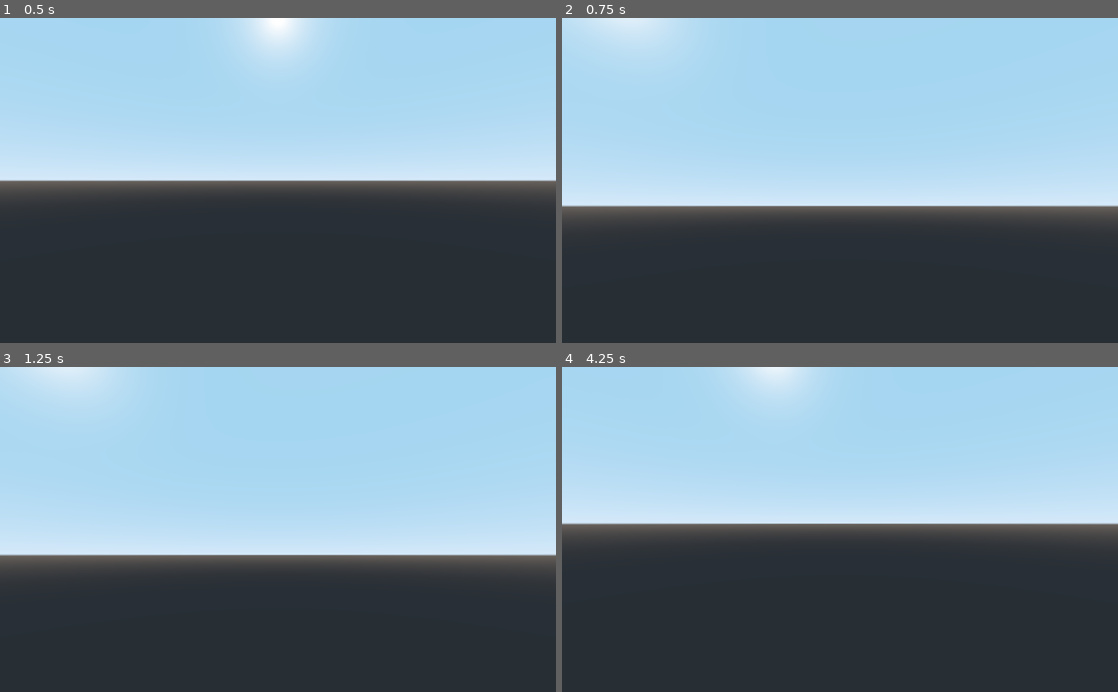
Above: before the commit, frames 1-4 (two rows, left to right).
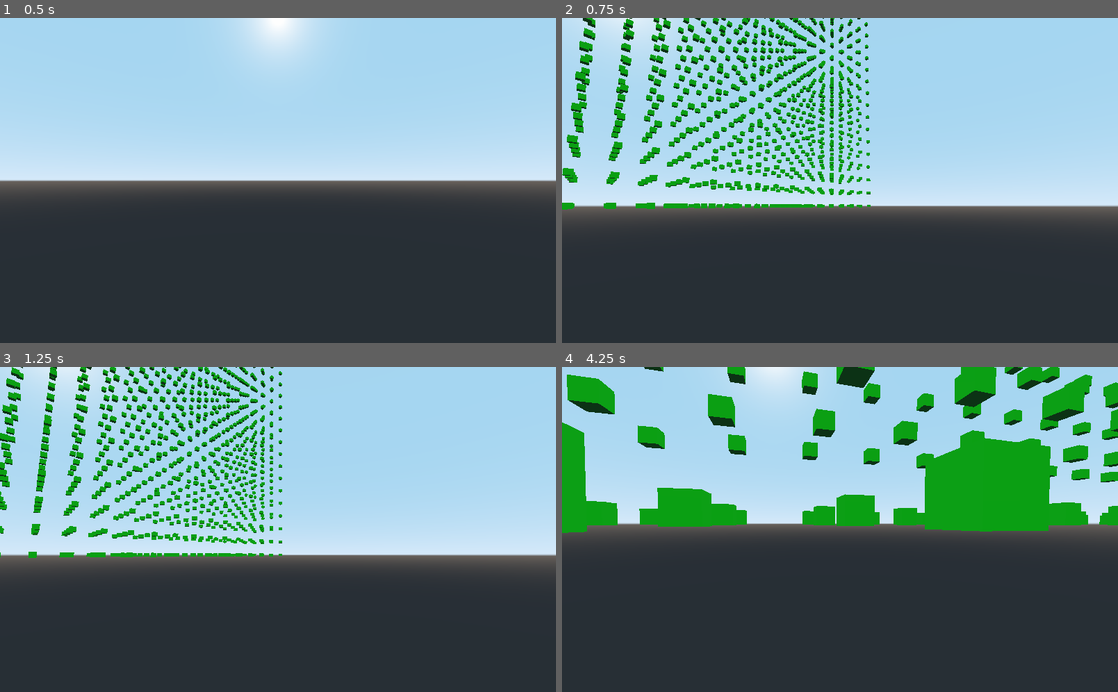
Above: after the commit, the same moments.

Repository: pragma-strict/Voxel-Playground-Godot
Game: Godot game, scene res://World.tscn
Two runs of this game, one before a commit and one after it. Both use one fixed random seed, a clock stepped at 60 frames per second and the inputs below.
Inputs (mouse positions are in pixels of both pictures, inside the frame that each line leads up to):
- Up to frame 1 (0.5 s): no input
- Up to frame 2 (0.75 s): tap Enter at 0.5 s; move the mouse to (962, 164) at 0.52 s; hold D (move_right) from 0.53 s (still down); hold Space from 0.53 s (still down); click (962, 164) at 0.67 s
- Up to frame 3 (1.25 s): keep holding D (move_right); keep holding Space
- Up to frame 4 (4.25 s): move the mouse to (812, 529) at 1.27 s; release D (move_right) at 1.28 s; release Space at 1.28 s; hold W (move_forward) from 1.28 s (still down); tap Space at 1.35, 1.52, 1.82, 2.85, 3.02, 3.32 s; move the mouse to (851, 523) at 2.02 s; hold Space 2.03-2.78 s; move the mouse to (834, 536) at 2.77 s; move the mouse to (878, 532) at 3.52 s; hold Space from 3.53 s (still down)

Frame 1 is identical in both runs. In frame 2, 8.1% of the frame differs, in the area x 0-56%, y 0-59%; in frame 3, 7.3%; in frame 4, 18%, in the area x 0-100%, y 0-52%.
Error before the commit: Invalid call. Nonexistent function 'instance' in base 'Nil'. (res://Generator.gd:39)

Commit message:
Set cell colour programatically

Diff:
--- /dev/null
+++ b/Cell.gd
@@ -0,0 +1,12 @@
+extends MeshInstance
+
+var color
+
+func _ready():
+	pass
+
+func set_color(new_col):
+	color = new_col
+	var mat = SpatialMaterial.new()
+	mat.albedo_color = new_col
+	mesh.surface_set_material(0, mat)
--- a/Cell.tscn
+++ b/Cell.tscn
@@ -1,7 +1,10 @@
-[gd_scene load_steps=2 format=2]
+[gd_scene load_steps=3 format=2]
+
+[ext_resource path="res://Cell.gd" type="Script" id=1]
 
 [sub_resource type="CubeMesh" id=1]
 
-[node name="Cube" type="MeshInstance"]
+[node name="Cell" type="MeshInstance"]
 mesh = SubResource( 1 )
 material/0 = null
+script = ExtResource( 1 )
--- a/Generator.gd
+++ b/Generator.gd
@@ -40,6 +40,7 @@
 		var position = cell_index_to_coordinate(i) * cell_size
 		node.translate(position)
 		node.scale = Vector3(cell_size * 0.1, cell_size * 0.1, cell_size * 0.1)
+		node.set_color(Color.green)
 		add_child(node)
 
 #TODO Make this function actually work. Or, generally, figure out how the cubes are actually being displayed.
--- a/World.tscn
+++ b/World.tscn
@@ -1,10 +1,12 @@
-[gd_scene load_steps=3 format=2]
+[gd_scene load_steps=4 format=2]
 
 [ext_resource path="res://Generator.gd" type="Script" id=1]
 [ext_resource path="res://DebugCamController.gd" type="Script" id=2]
+[ext_resource path="res://Cell.tscn" type="PackedScene" id=3]
 
 [node name="Spatial" type="Spatial"]
 script = ExtResource( 1 )
+cell_scene = ExtResource( 3 )
 
 [node name="Camera" type="Camera" parent="."]
 transform = Transform( 1, 0, 0, 0, 1, 0, 0, 0, 1, 0, 0, 12.9878 )
